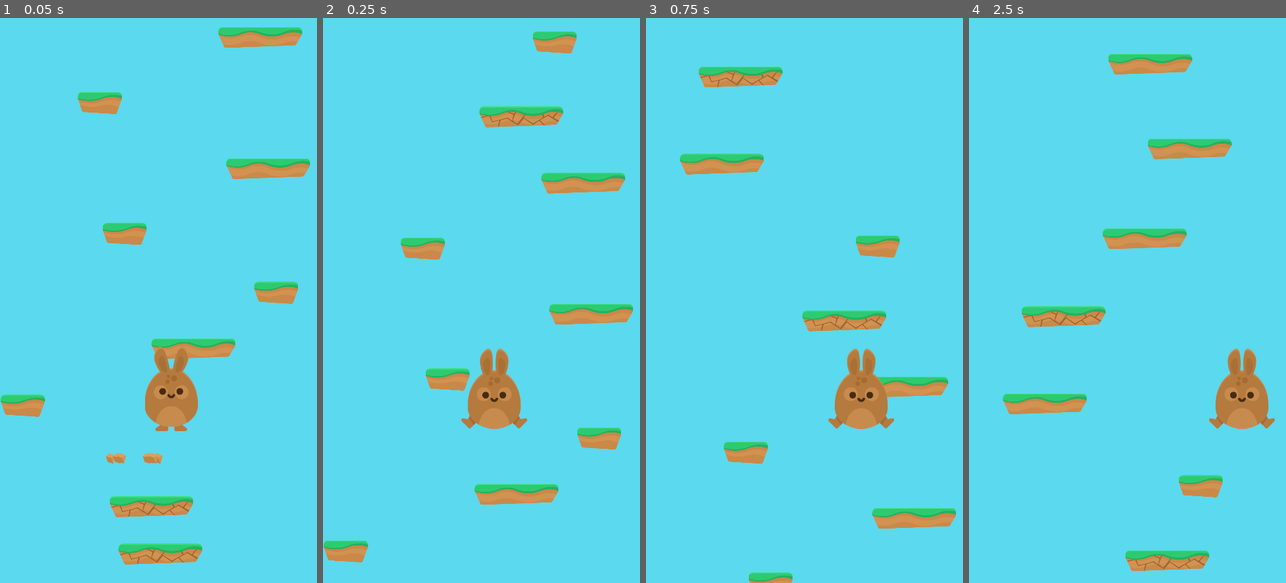
Above: before the commit, frames 1-4 (left to right).
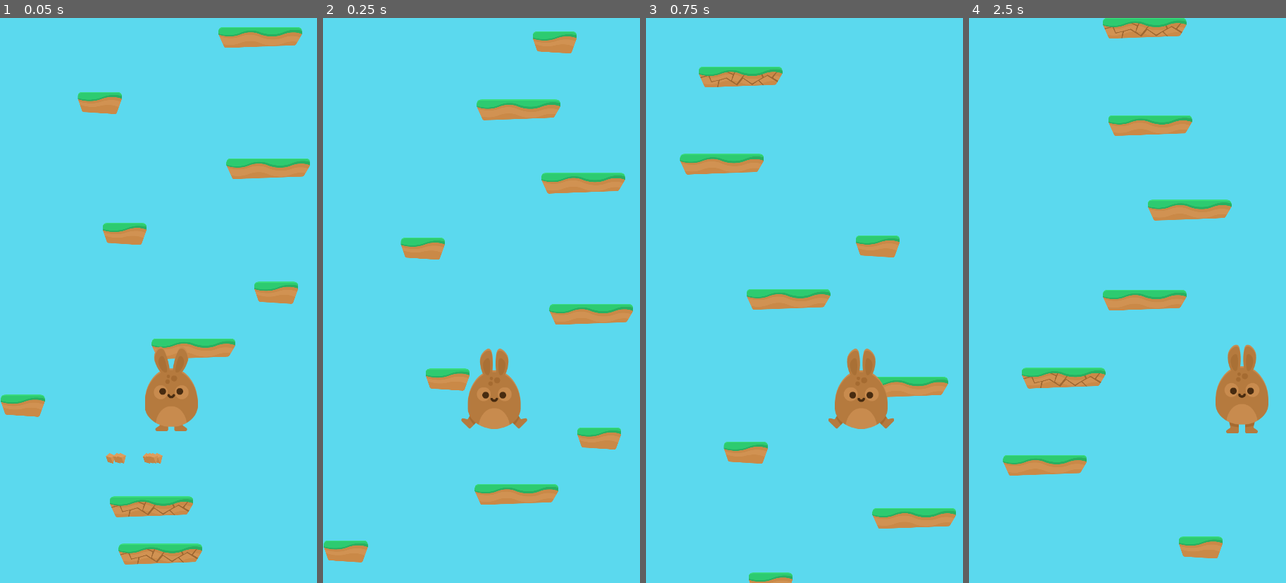
Above: after the commit, the same moments.

Repository: jagc/platformJump
Game: Godot game, scene res://scenes/game.tscn
Two runs of this game, one before a commit and one after it. Both use one fixed random seed, a clock stepped at 60 frames per second and the inputs below.
Inputs:
- Up to frame 1 (0.05 s): no input
- Up to frame 2 (0.25 s): no input
- Up to frame 3 (0.75 s): tap Enter (ui_accept) at 0.5 s; hold Right (ui_right) from 0.53 s (still down)
- Up to frame 4 (2.5 s): tap Enter (ui_accept) at 0.77, 1.52 s; release Right (ui_right) at 1.28 s; hold Left (ui_left) 1.28-2.03 s; hold Right (ui_right) from 2.03 s (still down)

Frame 1 is identical in both runs. In frame 2, 1.1% of the frame differs, in the area x 48-76%, y 14-20%; in frame 3, 1.7%; in frame 4, 12%, in the area x 10-97%, y 0-98%.

Commit message:
special platform: moving platform is now spawnable in the game world

Diff:
--- a/scenes/game.tscn
+++ b/scenes/game.tscn
@@ -1,20 +1,21 @@
-[gd_scene load_steps=6 format=2]
+[gd_scene load_steps=7 format=2]
 
 [ext_resource path="res://scripts/game.gd" type="Script" id=1]
 [ext_resource path="res://scenes/grassPlatform.tscn" type="PackedScene" id=2]
 [ext_resource path="res://scenes/grassPlatformSmall.tscn" type="PackedScene" id=3]
 [ext_resource path="res://scenes/grassPlatformBreak.tscn" type="PackedScene" id=4]
-[ext_resource path="res://scenes/player.tscn" type="PackedScene" id=5]
+[ext_resource path="res://scenes/movingGrassPlatform.tscn" type="PackedScene" id=5]
+[ext_resource path="res://scenes/player.tscn" type="PackedScene" id=6]
 
 [node name="game" type="Node"]
 script = ExtResource( 1 )
 platforms = [ ExtResource( 2 ), ExtResource( 3 ) ]
-special_platforms = [ ExtResource( 4 ) ]
+special_platforms = [ ExtResource( 4 ), ExtResource( 5 ) ]
 
 [node name="grassPlatform7" parent="." instance=ExtResource( 2 )]
 position = Vector2( 363.568, 1321.36 )
 
-[node name="player" parent="." instance=ExtResource( 5 )]
+[node name="player" parent="." instance=ExtResource( 6 )]
 position = Vector2( 388.92, 858.666 )
 collision/safe_margin = 1.0
 [connection signal="just_jumped" from="player" to="." method="_on_player_just_jumped"]
--- a/scenes/movingGrassPlatform.tscn
+++ b/scenes/movingGrassPlatform.tscn
@@ -17,4 +17,4 @@
 offset = 232.557
 rotate = false
 
-[node name="grassPlatform" parent="follow" instance=ExtResource( 2 )]
+[node name="platform" parent="follow" instance=ExtResource( 2 )]
--- a/scripts/movingPlatform.gd
+++ b/scripts/movingPlatform.gd
@@ -1,13 +1,21 @@
 extends Path2D
 
-# Declare member variables here. Examples:
-# var a = 2
-# var b = "text"
+export var speed = 250
 
-# Called when the node enters the scene tree for the first time.
+onready var follow = $follow
+onready var platform = $follow/platform
+
+var direction = 1 #is it moving left or right?
+var sprite_half_width
+
 func _ready():
-	pass # Replace with function body.
+	randomize()
+	direction = 1 if rand_range(0, 100) > 50 else -1
+	sprite_half_width = platform.sprite_half_width
 
-# Called every frame. 'delta' is the elapsed time since the previous frame.
-#func _process(delta):
-#	pass
+func _process(delta):
+	follow.offset += speed * direction * delta
+	if direction > 0 and follow.unit_offset > 0.99:
+		direction = -1
+	elif direction < 0 and follow.unit_offset < 0.01:
+		direction = 1
